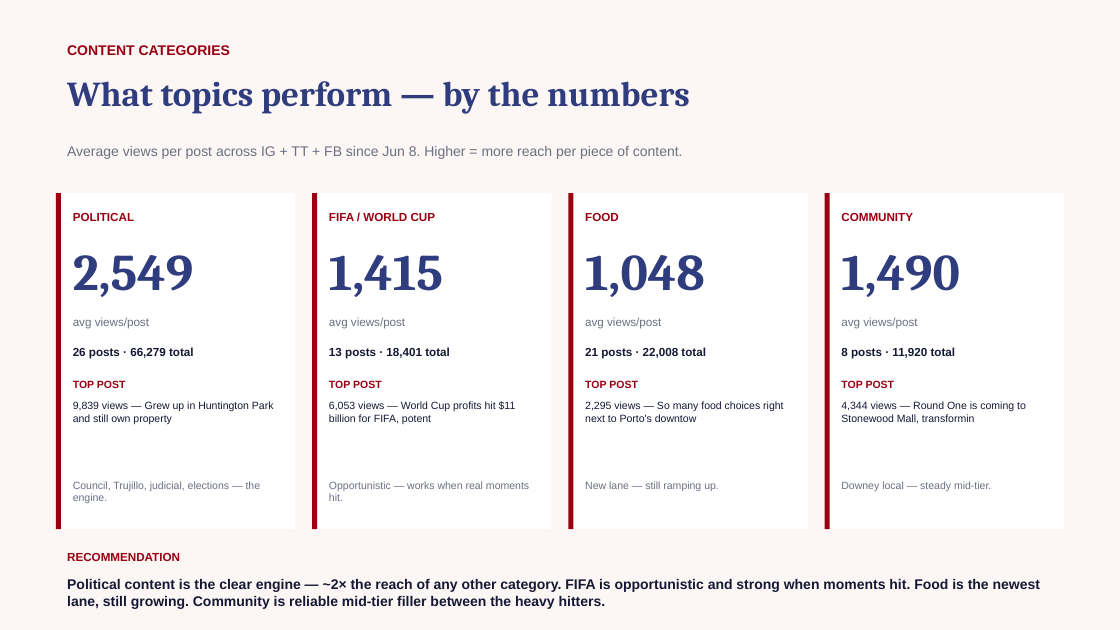
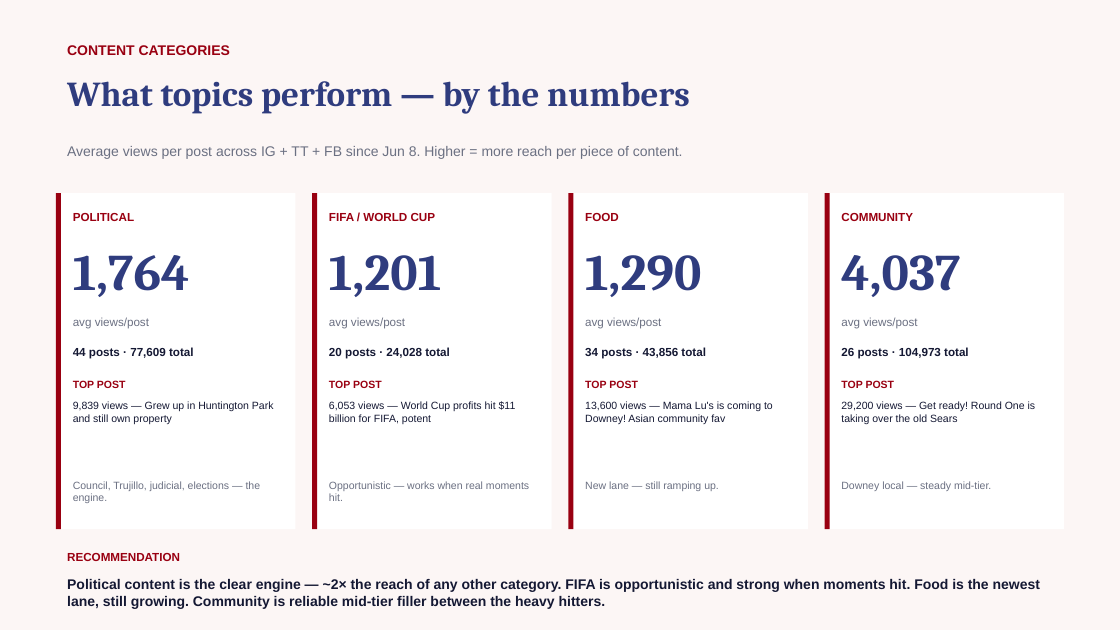
Before and after one commit to zvmmer/talking-downey-kpis, a slide deck: slide 6 of episodes_public/2026-06-08_record_straight/june_report.pptx. Drawn at 1120x630 pixels with LibreOffice and Linux fonts; fonts in the diff are those of the drawing. Boxes give left, top, right and bottom in pixels: in the first picture for what was removed or moved away, otherwise in the second. Text is boxed around its words. In the diff, an @@ line names an element or a change of style, - is before the commit and + after.

```diff
--- a/episodes_public/2026-06-08_record_straight/june_report.pptx
+++ b/episodes_public/2026-06-08_record_straight/june_report.pptx
@@ text at (73, 255, 190, 297): text changed @@
-2,549
+1,764
@@ text at (329, 255, 441, 297): text changed @@
-1,415
+1,201
@@ text at (585, 255, 701, 297): text changed @@
-1,048
+1,290
@@ text at (841, 255, 960, 297): text changed @@
-1,490
+4,037
@@ text at (73, 347, 194, 358): text changed @@
-26 posts · 66,279 total
+44 posts · 77,609 total
@@ text at (329, 347, 450, 358): text changed @@
-13 posts · 18,401 total
+20 posts · 24,028 total
@@ text at (585, 347, 706, 358): text changed @@
-21 posts · 22,008 total
+34 posts · 43,856 total
@@ text at (841, 347, 969, 358): text changed @@
-8 posts · 11,920 total
+26 posts · 104,973 total
@@ text at (585, 401, 773, 424): text changed @@
-2,295 views — So many food choices right next to Porto's downtow
+13,600 views — Mama Lu's is coming to Downey! Asian community fav
@@ text at (841, 401, 1036, 424): text changed @@
-4,344 views — Round One is coming to Stonewood Mall, transformin
+29,200 views — Get ready! Round One is taking over the old Sears
```
Also in this commit, not shown: 6 other slides changed, 12 other files.
